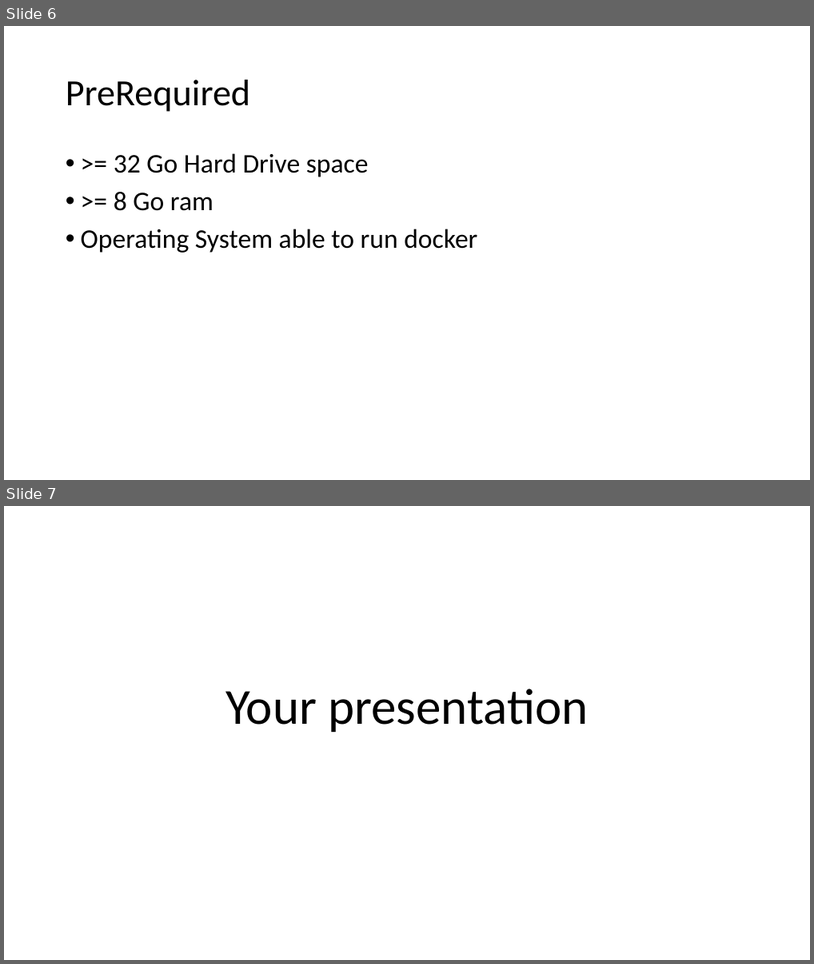
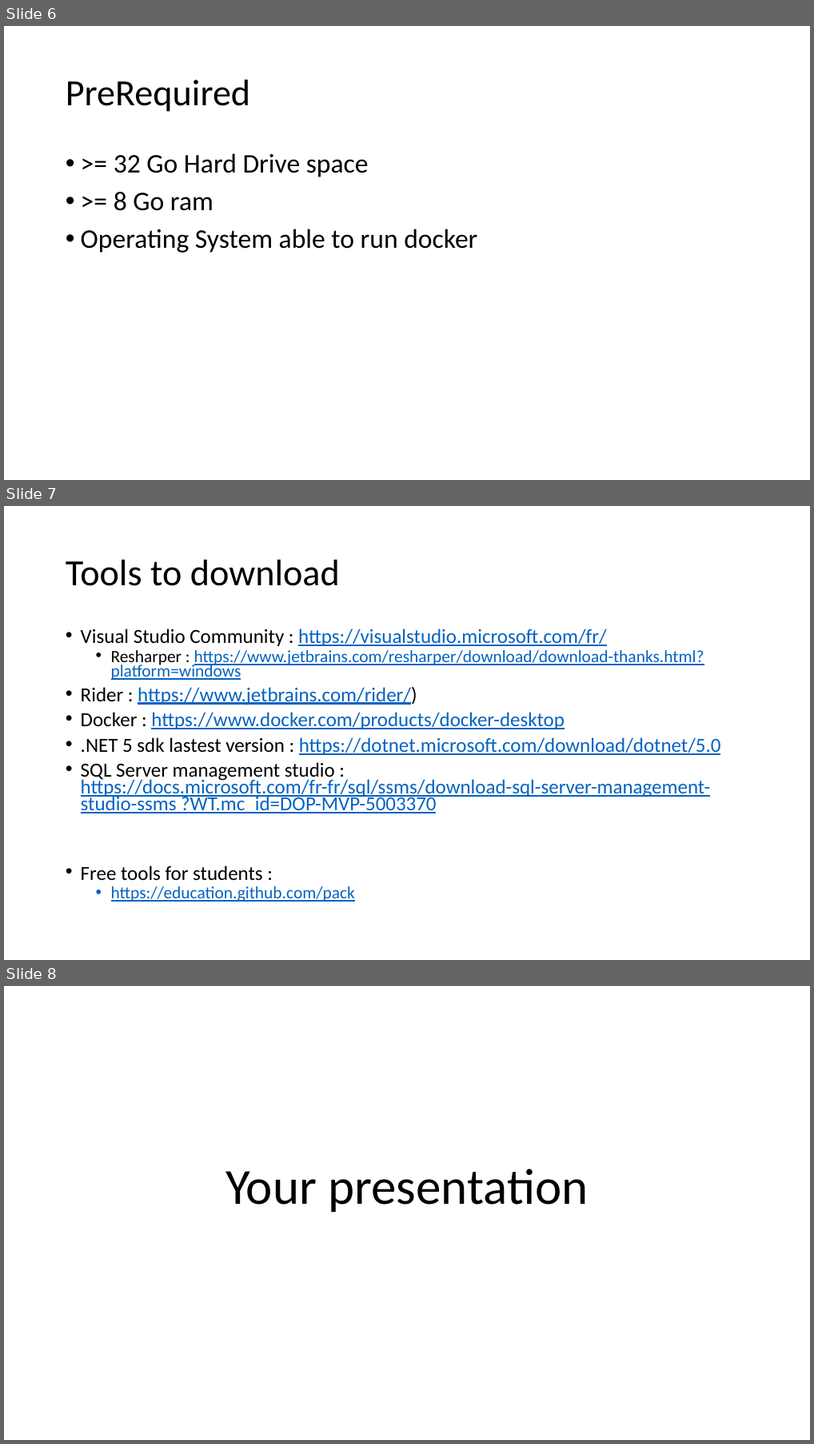
Before and after one commit to guillaume-chervet/course.dotnet, a slide deck: documentations/dotnet.pptx. Shown one above the other, each under a label of ours: slides 6 and 7 before the commit, slides 6, 7 and 8 after it. The pictures are 814x964 and 814x1444 pixels, drawn with LibreOffice and Linux fonts; fonts in the diff are those of the drawing. Boxes give left, top, right and bottom in pixels: in the first picture for what was removed or moved away, otherwise in the second. Text is boxed around its words. In the diff, an @@ line names an element or a change of style, - is before the commit and + after.

```diff
--- a/documentations/dotnet.pptx
+++ b/documentations/dotnet.pptx
@@ slide 7 added at (4, 506, 810, 960), background #FFFFFF @@
@@ title added at (66, 560, 340, 586), 44 pt, text #000000 @@
+Tools to download
@@ text added at (81, 628, 722, 901), 23.8 pt, text #0563C1, underline @@
+• Visual Studio Community : https://visualstudio.microsoft.com/fr/
+  • Resharper : https://www.jetbrains.com/resharper/download/download-thanks.html?platform=windows
+• Rider : https://www.jetbrains.com/rider/)
+• Docker : https://www.docker.com/products/docker-desktop
+• .NET 5 sdk lastest version : https://dotnet.microsoft.com/download/dotnet/5.0
+• SQL Server management studio : https://docs.microsoft.com/fr-fr/sql/ssms/download-sql-server-management-studio-ssms ?WT.mc_id=DOP-MVP-5003370
+• Free tools for students :
+  • https://education.github.com/pack
@@ what was slide 7 is now slide 8 @@
```
Also in this commit, not shown: 1 slide changed.
